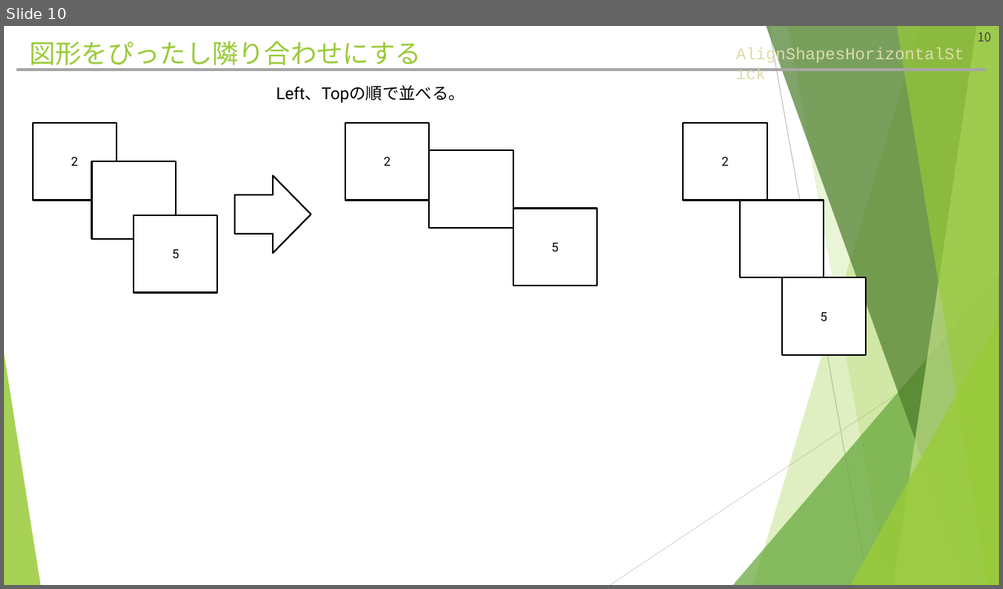
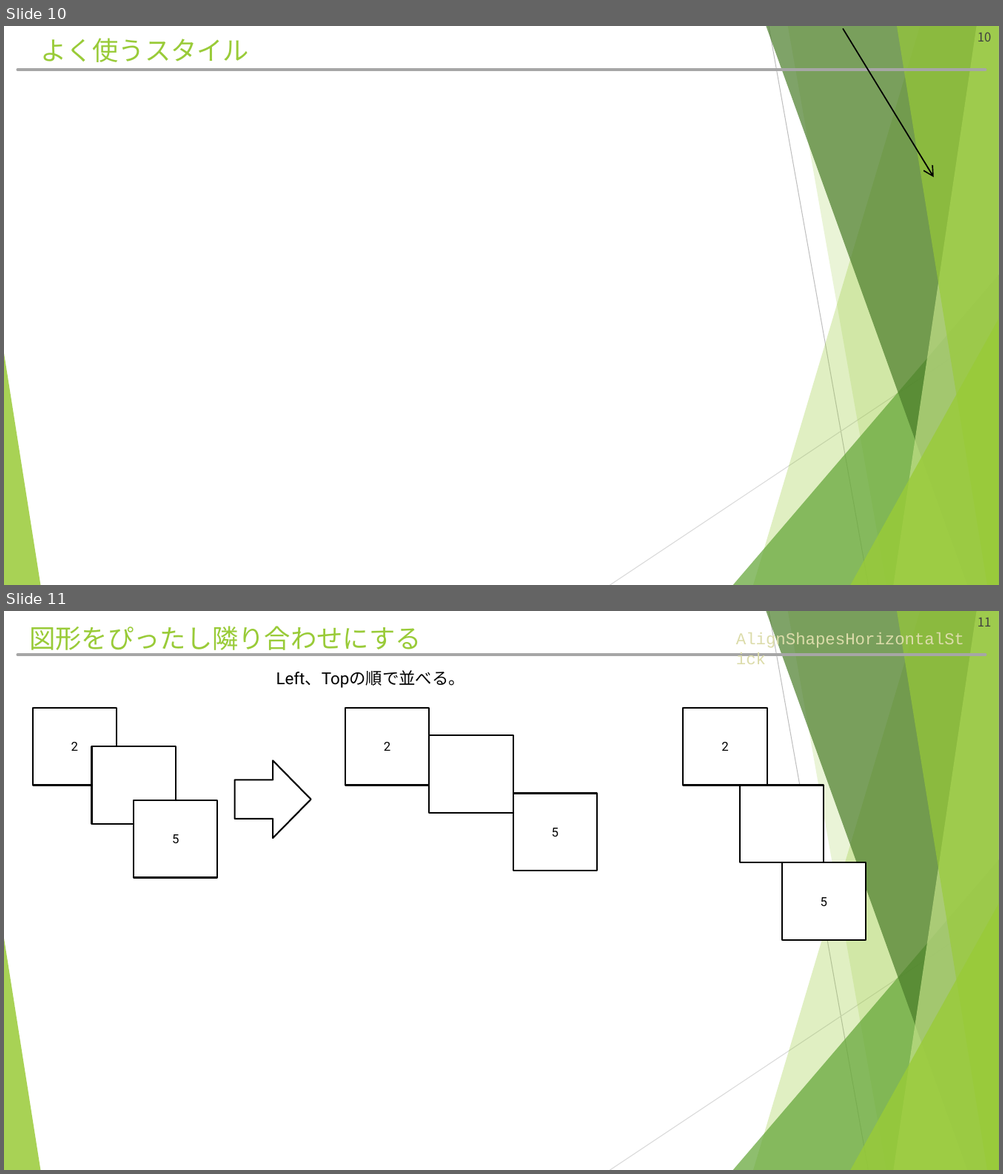
Before and after one commit to hitsuji-ga-u/pawapo, a slide deck: slide/customUI_debug.pptm. Shown one above the other, each under a label of ours: slide 10 before the commit, slides 10 and 11 after it. The pictures are 1003x589 and 1003x1174 pixels, drawn with LibreOffice and Linux fonts; fonts in the diff are those of the drawing. Boxes give left, top, right and bottom in pixels: in the first picture for what was removed or moved away, otherwise in the second. Text is boxed around its words. In the diff, an @@ line names an element or a change of style, - is before the commit and + after.

```diff
--- a/slide/customUI_debug.pptm
+++ b/slide/customUI_debug.pptm
@@ slide 10 added at (x1=4, y1=26, x2=999, y2=585), background #FFFFFF; not listed: 12 template elements that a slide beside it also shows @@
@@ title added at (x1=40, y1=38, x2=249, y2=62), 25.2 pt, text #99CB38 @@
+よく使うスタイル
@@ arrow added from (842, 29) to (933, 178), #000000 1.25 pt @@
@@ what was slide 10 is now slide 11 @@
@@ page number at (x1=977, y1=618, x2=991, y2=627): text changed @@
-10
+11
```
Also in this commit, not shown: 4 slides changed, 10 other files.
